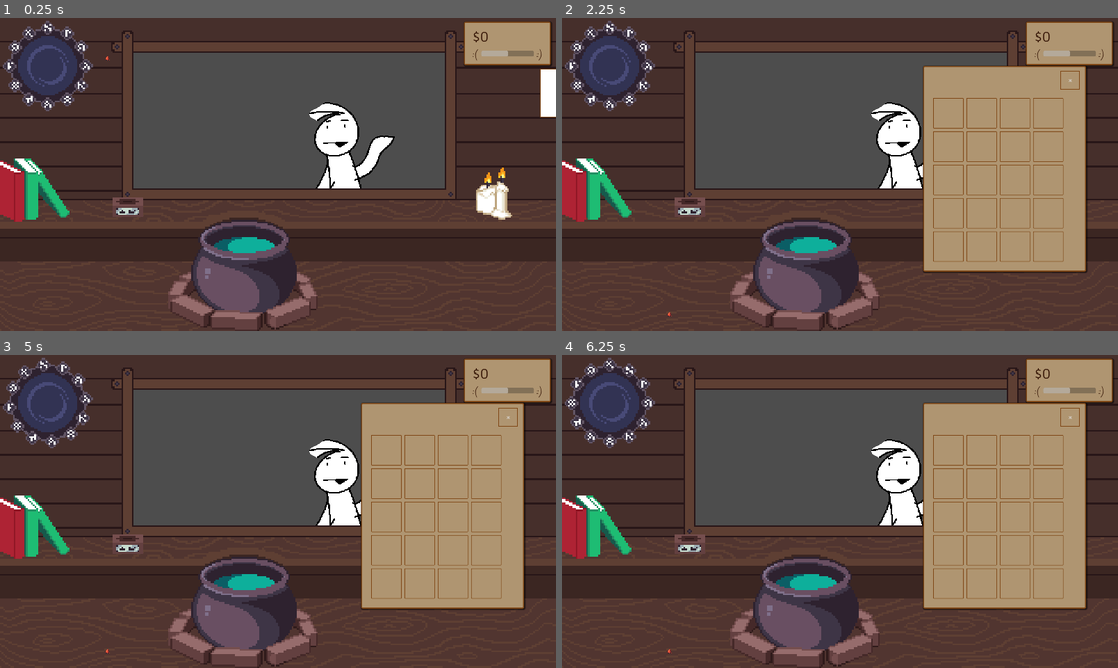
Above: before the commit, frames 1-4 (two rows, left to right).
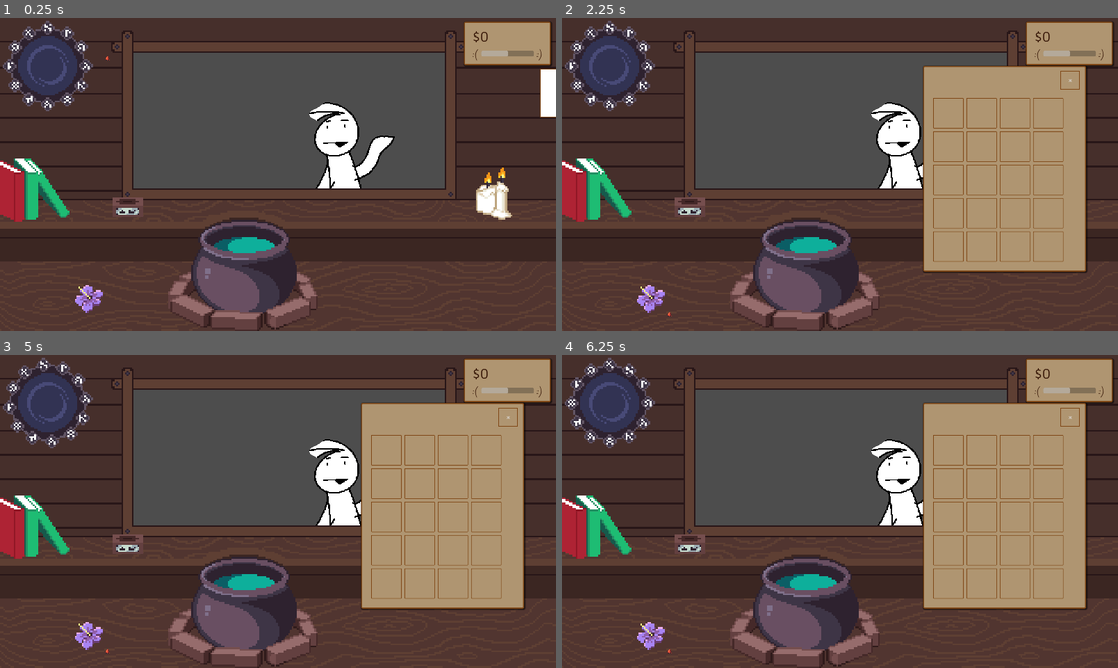
Above: after the commit, the same moments.

Repository: HuskyGameDev/2024s-team3
Game: Godot game, scene res://screens/main/main.tscn
The game is run twice, just before and just after one commit, with the same random seed, the same clock (stepped at 60 frames per second) and the same inputs. This scene is started directly instead of the project's main scene.
Inputs (mouse positions are in pixels of both pictures, inside the frame that each line leads up to):
- Up to frame 1 (0.25 s): no input
- Up to frame 2 (2.25 s): click (1112, 93) at 0.5 s; click "X" at 1.25 s; click (1112, 93) at 2 s
- Up to frame 3 (5 s): tap Enter at 2.75, 4.25 s; drag from (244, 605) to (383, 448) at 2.77 s; tap Space at 3.5 s; drag from (166, 527) to (383, 448) at 3.52 s; move the mouse to (333, 442) at 4.27 s; click (333, 442) at 4.35 s
- Up to frame 4 (6.25 s): drag from (812, 574) to (979, 448) at 5.02 s; move the mouse to (1006, 558) at 5.77 s; click (1006, 558) at 5.85 s

The runs differ from the first frame. In frame 1, 0.3% of the frame differs, in the area x 13-19%, y 85-95%; in frame 2, 0.3%; in frame 3, 0.3%; in frame 4, 0.3%.

Commit message:
fix: no picking up potion and ingredient at the same time

Diff:
--- a/common/items/draggable.gd
+++ b/common/items/draggable.gd
@@ -33,7 +33,8 @@
 func set_default_collision_layer(layer: int):
 	self.default_collison_layer = layer
 	set_collision_layer_value(default_collison_layer, true)
-	set_collision_mask_value(default_collison_layer, true)
+	set_collision_mask_value(1, true)
+	set_collision_mask_value(2, true)
 
 
 func set_holding_collision_layer(layer: int):
@@ -60,9 +61,11 @@
 	tooltip.visible = false
 	set_deferred("gravity_scale", 0)
 	set_collision_layer_value(holding_collision_layer, true)
-	set_collision_mask_value(holding_collision_layer, true)
+	set_collision_mask_value(31, true)
+	set_collision_mask_value(32, true)
 	set_collision_layer_value(default_collison_layer, false)
-	set_collision_mask_value(default_collison_layer, false)
+	set_collision_mask_value(1, false)
+	set_collision_mask_value(2, false)
 	var tween = create_tween()
 	tween.tween_property(self, "rotation", 0, 0.1)
 
@@ -73,9 +76,11 @@
 	if not onShelf:
 		set_deferred("gravity_scale", 1)
 		set_collision_layer_value(default_collison_layer, true)
-		set_collision_mask_value(default_collison_layer, true)
+		set_collision_mask_value(1, true)
+		set_collision_mask_value(2, true)
 		set_collision_layer_value(holding_collision_layer, false)
-		set_collision_mask_value(holding_collision_layer, false)
+		set_collision_mask_value(31, false)
+		set_collision_mask_value(32, false)
 
 
 func _integrate_forces(_state):
@@ -92,11 +97,13 @@
 	if onShelf:
 		set_collision_layer_value(shelf_collision_layer, true)
 		set_collision_layer_value(holding_collision_layer, false)
-		set_collision_mask_value(holding_collision_layer, false)
+		set_collision_mask_value(31, false)
+		set_collision_mask_value(32, false)
 	else:
 		set_collision_layer_value(shelf_collision_layer, false)
 		set_collision_layer_value(holding_collision_layer, true)
-		set_collision_mask_value(holding_collision_layer, true)
+		set_collision_mask_value(31, true)
+		set_collision_mask_value(32, true)
 
 ################### Tooltips ####################
 func _on_mouse_entered():
--- a/screens/main/main.tscn
+++ b/screens/main/main.tscn
@@ -7,6 +7,8 @@
 [ext_resource type="PackedScene" uid="uid://br236elfur261" path="res://screens/main/ui/inventory/drawer.tscn" id="5_nl71h"]
 [ext_resource type="PackedScene" uid="uid://co5klpgmvh2f6" path="res://screens/main/bell/bell.tscn" id="7_ykbkw"]
 [ext_resource type="PackedScene" uid="uid://bsgio2wgxwjd1" path="res://screens/main/pedestal/pedestal.tscn" id="8_mkd11"]
+[ext_resource type="PackedScene" uid="uid://6acoxw3otoc3" path="res://common/items/ingredients/ingredient.tscn" id="10_7anjc"]
+[ext_resource type="Resource" uid="uid://b0pitbp00qp16" path="res://common/items/ingredients/nightshade_petals/nightshade_petals.tres" id="11_jgs4v"]
 [ext_resource type="PackedScene" uid="uid://cjjarcohy2vqe" path="res://screens/main/stations/cauldron/cauldron.tscn" id="12_rj1v1"]
 [ext_resource type="PackedScene" uid="uid://b6cq5upjosmpf" path="res://screens/main/ui/clock/new_clock.tscn" id="17_n5klg"]
 
@@ -108,5 +110,9 @@
 position = Vector2(852, 840)
 scale = Vector2(6, 6)
 
+[node name="Ingredient" parent="." instance=ExtResource("10_7anjc")]
+position = Vector2(306, 890)
+data = ExtResource("11_jgs4v")
+
 [connection signal="customer_created" from="CustomerFactory" to="." method="_on_new_customer"]
 [connection signal="potion_made" from="Cauldron" to="." method="_on_item_made"]
Not shown: 1 places in screens/main/main.tscn that only renumber resources
